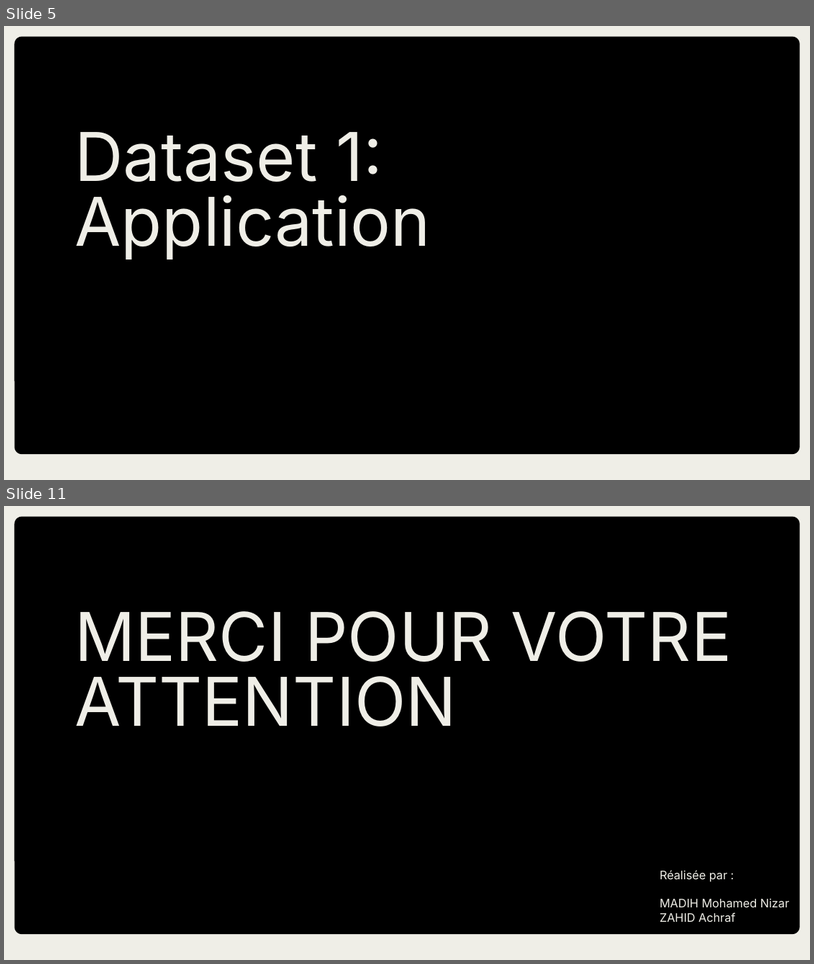
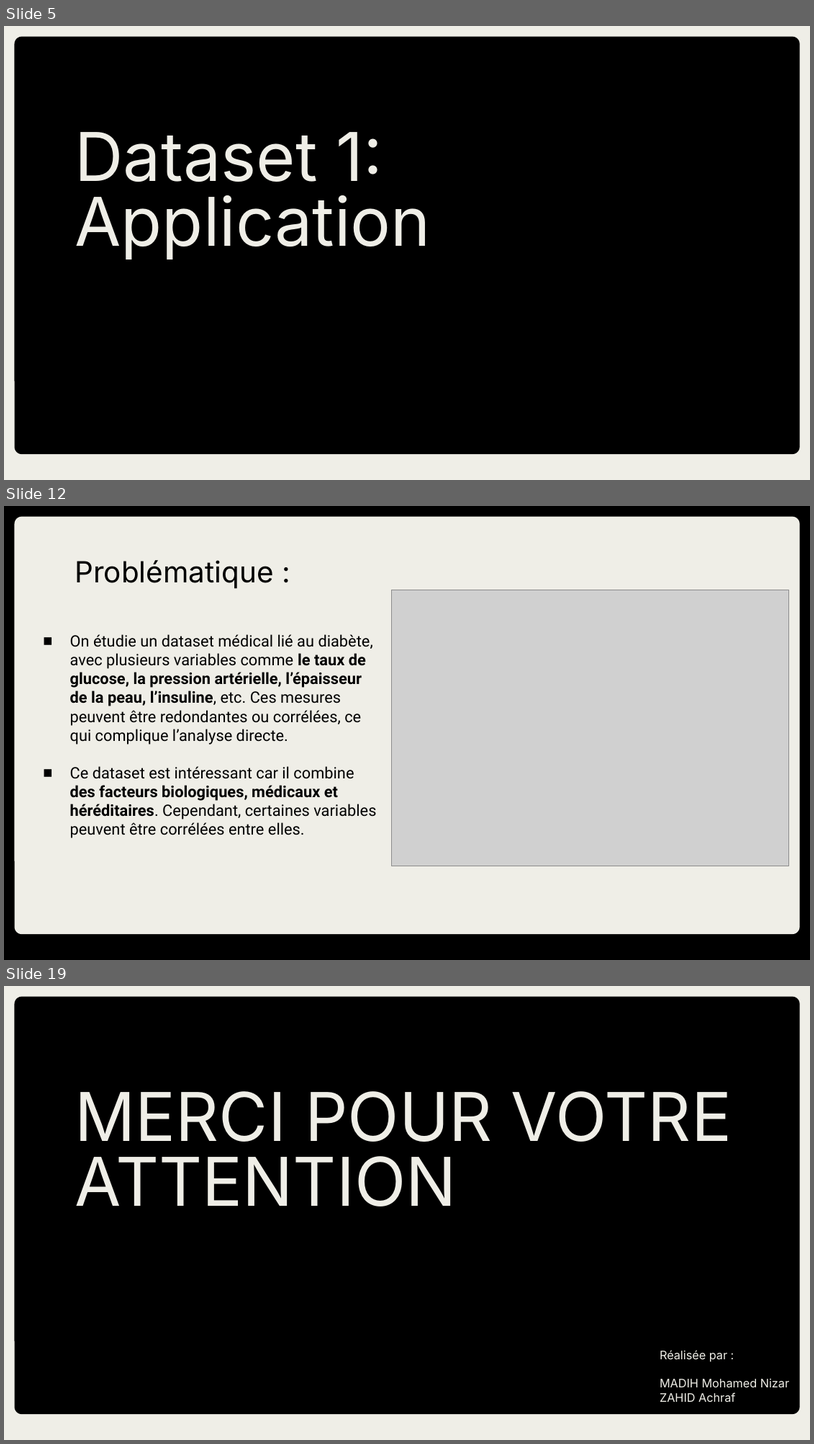
Before and after one commit to nizarover/Projet-Data-Analyst, a slide deck: Projects/Data Analyst/Presentation ACP.pptx. Shown one above the other, each under a label of ours: slides 5 and 11 before the commit, slides 5, 12 and 19 after it; the slides between them are not shown. The pictures are 814x964 and 814x1444 pixels, drawn with LibreOffice and Linux fonts; fonts in the diff are those of the drawing; grey boxes stand for pictures. Boxes give left, top, right and bottom in pixels: in the first picture for what was removed or moved away, otherwise in the second. Text is boxed around its words. In the diff, an @@ line names an element or a change of style, - is before the commit and + after.

```diff
--- a/Projects/Data Analyst/Presentation ACP.pptx
+++ b/Projects/Data Analyst/Presentation ACP.pptx
@@ slide 12 added at [4,506,810,960], background #000000 @@
@@ rounded rectangle added at [15,517,800,934], fill #EFEEE7 @@
@@ title added at [75,560,274,589], 26 pt, text #000000 @@
+Problématique :
@@ picture added at [392,590,790,866] @@
@@ subtitle added at [70,634,376,838], 14 pt, text #000000 @@
+■ On étudie un dataset médical lié au diabète, avec plusieurs variables comme le taux de glucose, la pression artérielle, l’épaisseur de la peau, l’insuline, etc. Ces mesures peuvent être redondantes ou corrélées, ce qui complique l’analyse directe.
+■ Ce dataset est intéressant car il combine des facteurs biologiques, médicaux et héréditaires. Cependant, certaines variables peuvent être corrélées entre elles.
@@ what was slide 11 is now slide 19 @@
```
Also in this commit, not shown: 7 slides changed, 7 other slides added, 3 other files.
